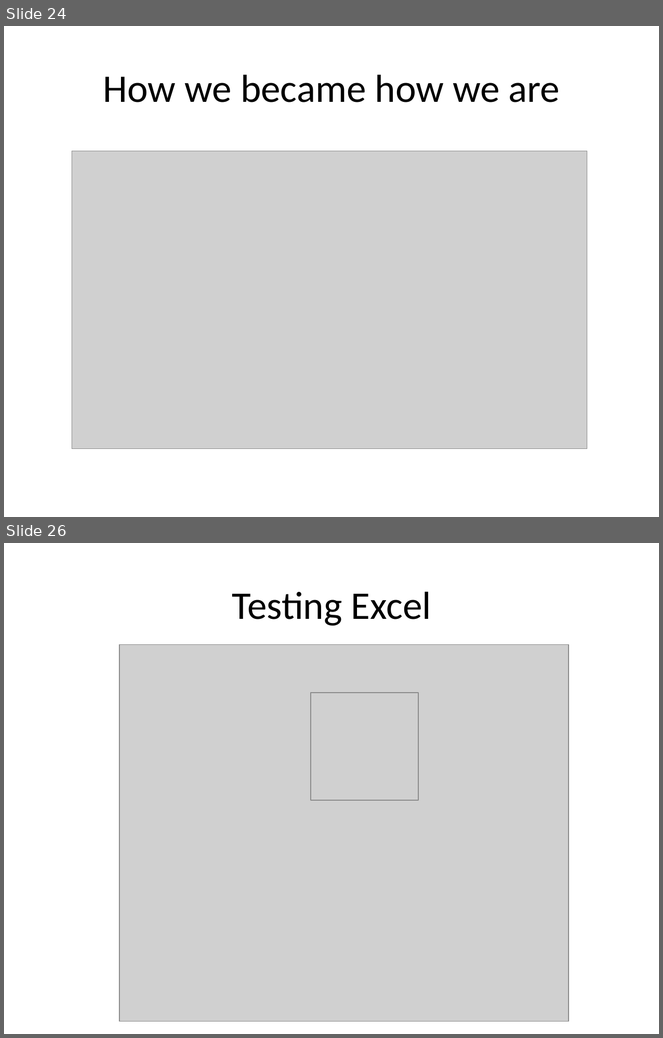
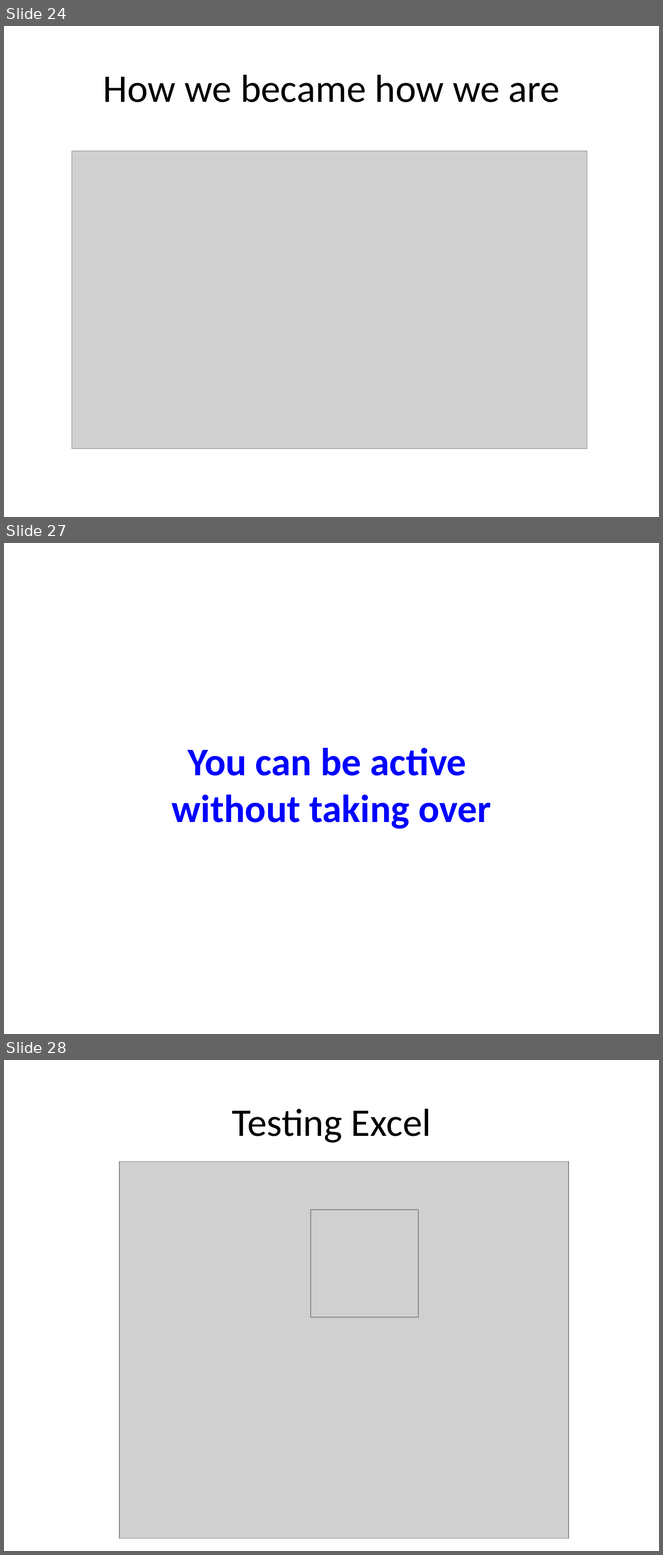
Before and after one commit to maaretp/TalesOfDeveloperTesterCollaboration, a slide deck: Tales from Tester Developer Collaboration.pptx. Shown one above the other, each under a label of ours: slides 24 and 26 before the commit, slides 24, 27 and 28 after it; the slides between them are not shown. The pictures are 663x1038 and 663x1555 pixels, drawn with LibreOffice and Linux fonts; fonts in the diff are those of the drawing; grey boxes stand for pictures. Boxes give left, top, right and bottom in pixels: in the first picture for what was removed or moved away, otherwise in the second. Text is boxed around its words. In the diff, an @@ line names an element or a change of style, - is before the commit and + after.

```diff
--- a/Tales from Tester Developer Collaboration.pptx
+++ b/Tales from Tester Developer Collaboration.pptx
@@ slide 27 added at [4,543,659,1034], background #FFFFFF @@
@@ title added at [172,748,491,829], 43 pt, text #0000FF, bold @@
+You can be active
+without taking over
@@ what was slide 26 is now slide 28 @@
```
Also in this commit, not shown: 1 slide changed, 1 other slide added.
